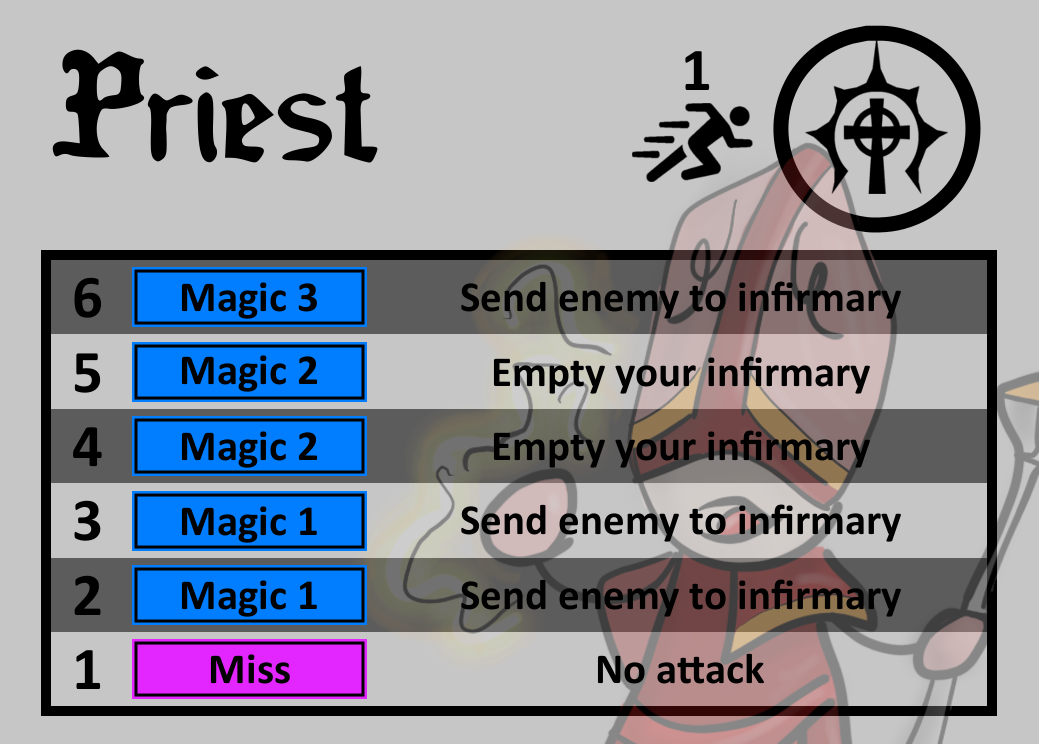
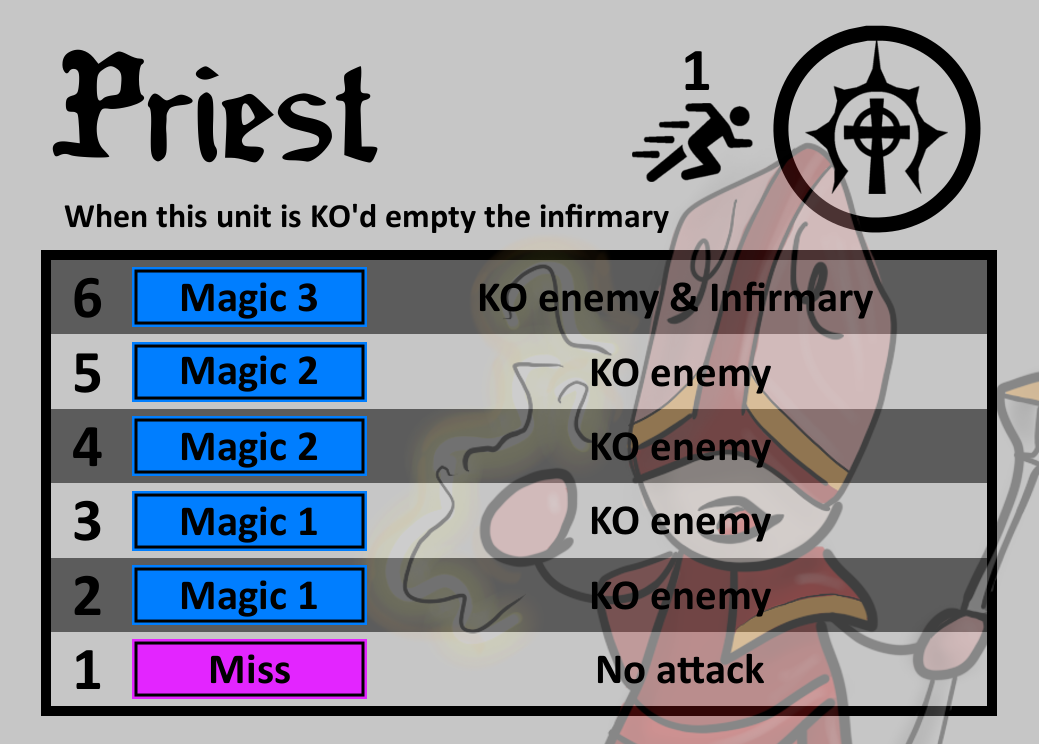
Two versions of the same layered image (w=1039, h=744). Layer-by-layer changes:
showed "Ability", painted on it over [64, 203, 669, 234]
painted on "Strength #1" over [461, 281, 901, 319]
painted on "Magic #4" over [461, 579, 901, 617]
painted on "Magic #3" over [461, 504, 901, 542]
painted on "Magic #2" over [493, 430, 870, 468]
painted on "Magic #1" over [493, 356, 870, 394]
